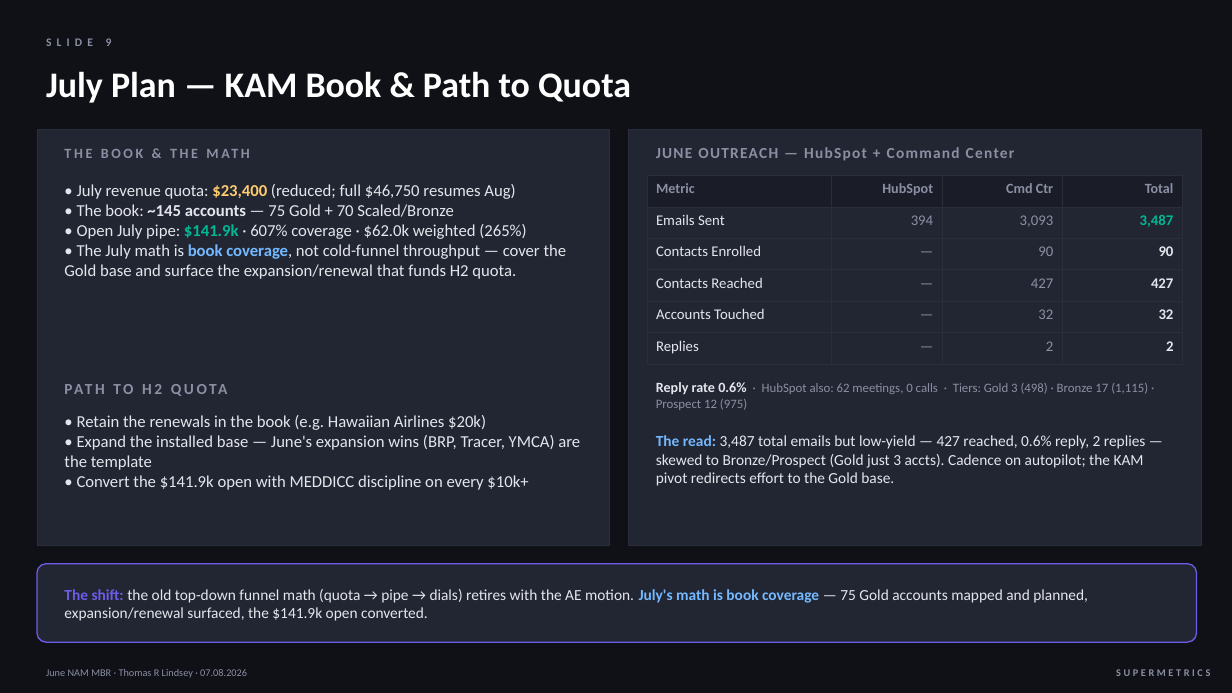
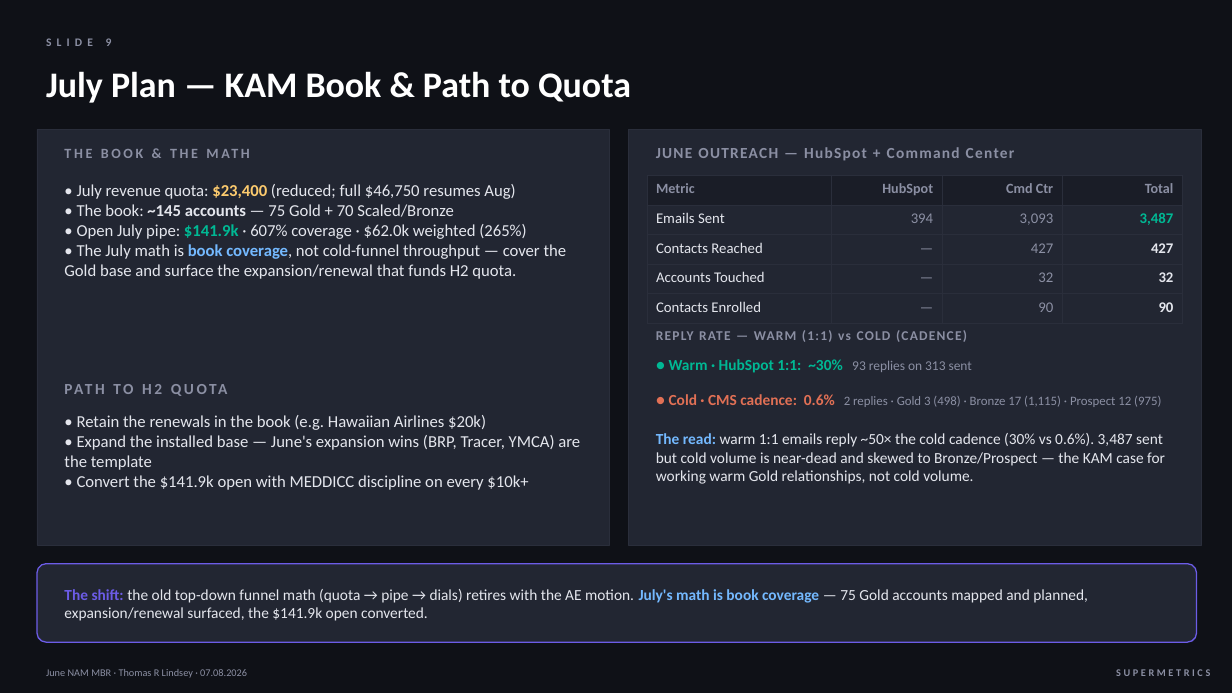
Before and after one commit to thommi2phones/Sales-Coach, a slide deck: slide 9 of June_2026_NAM_MBR.pptx. Drawn at 1232x693 pixels with LibreOffice and Linux fonts; fonts in the diff are those of the drawing. Boxes give left, top, right and bottom in pixels: in the first picture for what was removed or moved away, otherwise in the second. Text is boxed around its words. In the diff, an @@ line names an element or a change of style, - is before the commit and + after.

```diff
--- a/June_2026_NAM_MBR.pptx
+++ b/June_2026_NAM_MBR.pptx
@@ table at [647, 176, 1183, 316] @@
-row 3: Contacts Enrolled | — | 90 | 90
-row 6: Replies | — | 2 | 2
+row 5: Contacts Enrolled | — | 90 | 90
@@ text added at [656, 330, 967, 342], 10.5 pt, text #8B8FA3, bold @@
+REPLY RATE — WARM (1:1) vs COLD (CADENCE)
@@ text added at [669, 359, 972, 373], 12 pt, text #00B894, bold @@
+● Warm · HubSpot 1:1: ~30% 93 replies on 313 sent
@@ text at [669, 394, 1161, 407]: text changed @@
-Reply rate 0.6% · HubSpot also: 62 meetings, 0 calls · Tiers: Gold 3 (498) · Bronze 17 (1,115) · Prospect 12 (975)
+● Cold · CMS cadence: 0.6% 2 replies · Gold 3 (498) · Bronze 17 (1,115) · Prospect 12 (975)
@@ text at [656, 433, 1165, 484]: text changed @@
-The read: 3,487 total emails but low-yield — 427 reached, 0.6% reply, 2 replies — skewed to Bronze/Prospect (Gold just 3 accts). Cadence on autopilot; the KAM pivot redirects effort to the Gold base.
+The read: warm 1:1 emails reply ~50× the cold cadence (30% vs 0.6%). 3,487 sent but cold volume is near-dead and skewed to Bronze/Prospect — the KAM case for working warm Gold relationships, not cold volume.
```
Also in this commit, not shown: 1 other file.
